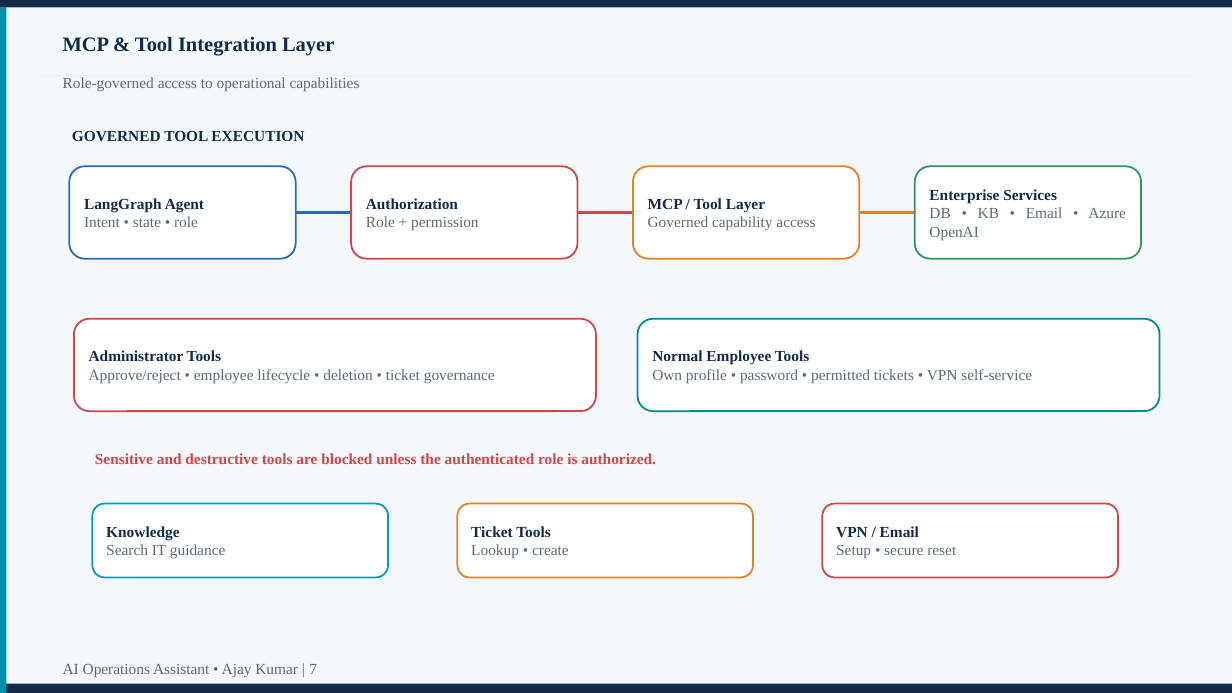
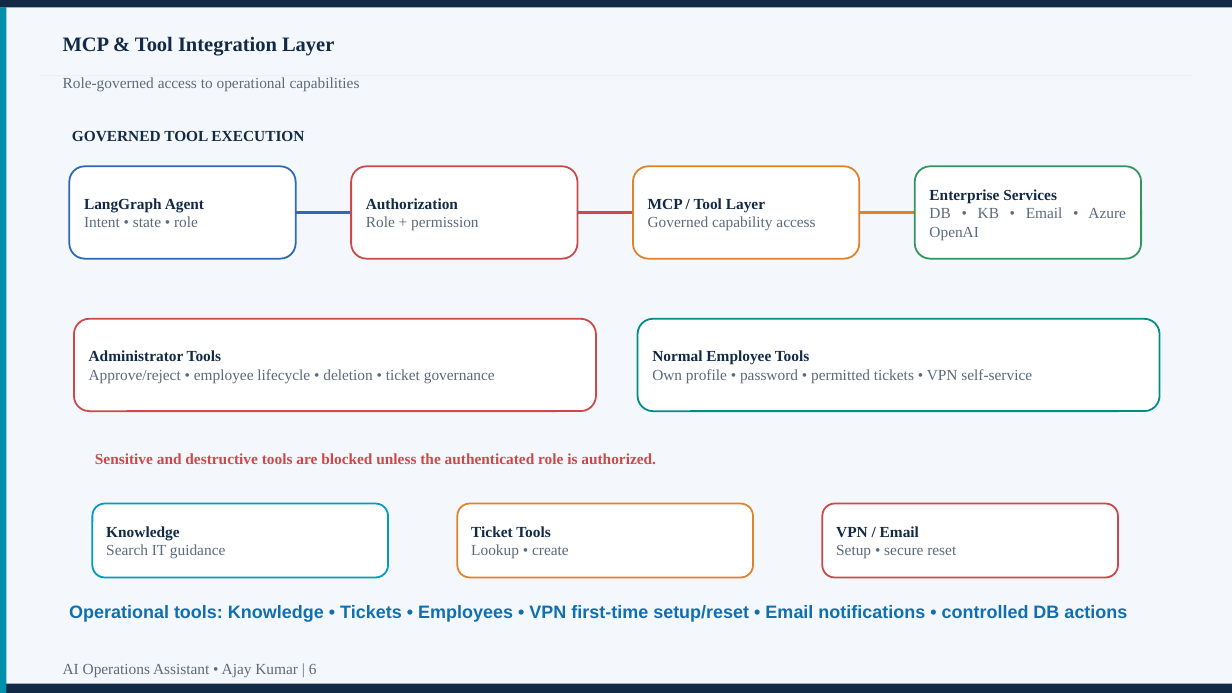
Before and after one commit to helloajay21-max/-it-support-assistant, a slide deck: slide 6 of AI_Operations_Assistant_Using_Agentic_AI_Ajay_Kumar_Presentation.pptx (slide 7 before the commit). Drawn at 1232x693 pixels with LibreOffice and Linux fonts; fonts in the diff are those of the drawing. Boxes give left, top, right and bottom in pixels: in the first picture for what was removed or moved away, otherwise in the second. Text is boxed around its words. In the diff, an @@ line names an element or a change of style, - is before the commit and + after.

```diff
--- a/AI_Operations_Assistant_Using_Agentic_AI_Ajay_Kumar_Presentation.pptx
+++ b/AI_Operations_Assistant_Using_Agentic_AI_Ajay_Kumar_Presentation.pptx
@@ text added at (69, 605, 1127, 622), 14 pt, text #126FAF, bold @@
+Operational tools: Knowledge • Tickets • Employees • VPN first-time setup/reset • Email notifications • controlled DB actions
@@ text at (63, 664, 317, 678): text changed @@
-AI Operations Assistant • Ajay Kumar | 7
+AI Operations Assistant • Ajay Kumar | 6
```
Also in this commit, not shown: 10 other slides changed, 1 slide removed, 1 other file.
